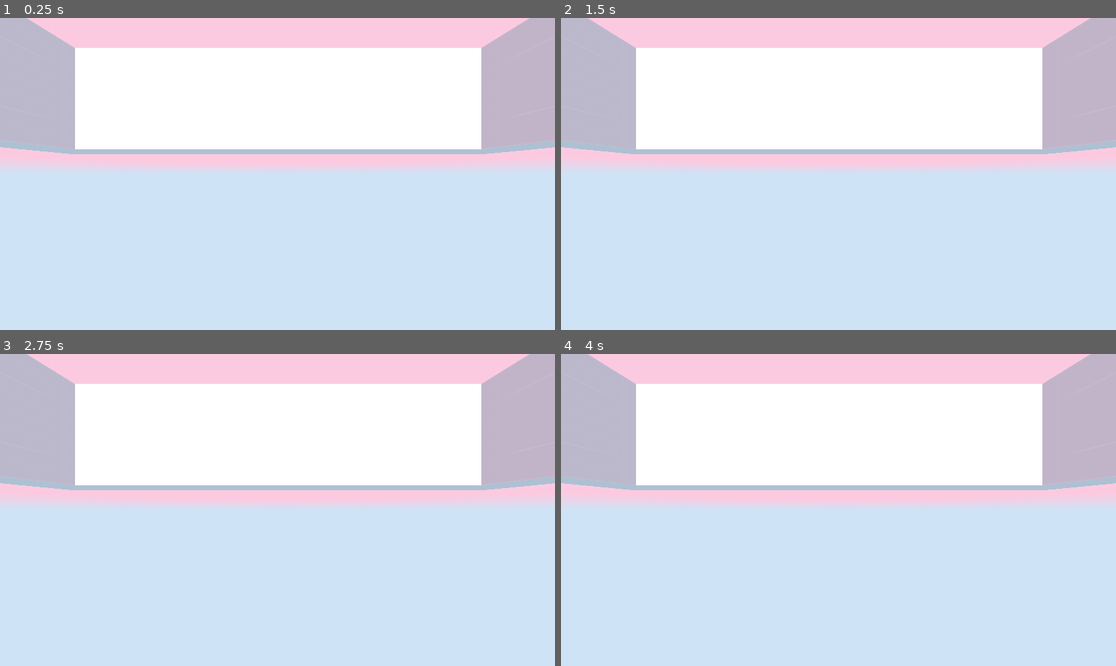
Above: before the commit, frames 1-4 (two rows, left to right).
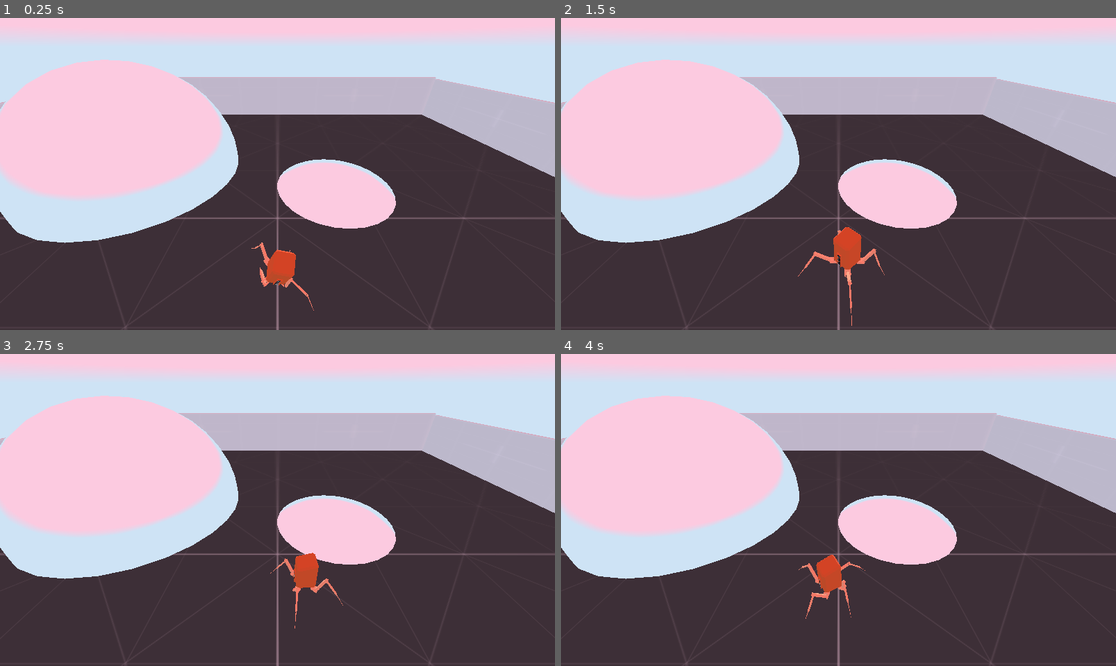
Above: after the commit, the same moments.

Repository: BnLds/InversedKineSpider
Game: Godot game, scene res://main/main.tscn
Same seed, same stepped clock (60 frames per second), same inputs: the game is played once before the commit and once after it. Before the commit the project has no main scene; this scene is started directly in both runs.
Inputs:
- Up to frame 1 (0.25 s): no input
- Up to frame 2 (1.5 s): hold D (right, bound only after the commit) 0.53-1.28 s; hold S (backward, bound only after the commit) from 1.28 s (still down)
- Up to frame 3 (2.75 s): release S (backward, bound only after the commit) at 2.03 s; hold D (right, bound only after the commit) from 2.03 s (still down)
- Up to frame 4 (4 s): release D (right, bound only after the commit) at 2.78 s; hold W (forward, bound only after the commit) 2.78-3.53 s; hold A (left, bound only after the commit) from 3.53 s (still down)

The runs differ from the first frame. In frame 1, 84% of the frame differs, in the area x 0-100%, y 0-100%; in frame 2, 84%; in frame 3, 84%; in frame 4, 84%.

Commit message:
IK working - Tuto end

Diff:
--- a/main/main.tscn
+++ b/main/main.tscn
@@ -1,9 +1,10 @@
-[gd_scene load_steps=8 format=3 uid="uid://byicpcfryfkes"]
+[gd_scene load_steps=9 format=3 uid="uid://byicpcfryfkes"]
 
 [ext_resource type="Shader" path="res://main/shaders/sky_shader.gdshader" id="1_jcjlw"]
 [ext_resource type="Material" uid="uid://qnfx3jlg0sy5" path="res://materials/floor_material.tres" id="2_0140s"]
 [ext_resource type="Material" uid="uid://cckbxsr6771mw" path="res://materials/wall_material.tres" id="3_ebayy"]
 [ext_resource type="Material" uid="uid://cx3c781hdior1" path="res://materials/reflective_material.tres" id="4_t2ig7"]
+[ext_resource type="PackedScene" uid="uid://cu22myrblk7ph" path="res://spider_bot/spider_bot.tscn" id="5_2drgm"]
 
 [sub_resource type="ShaderMaterial" id="ShaderMaterial_fnjtq"]
 shader = ExtResource("1_jcjlw")
@@ -22,6 +23,7 @@
 [node name="main" type="Node3D"]
 
 [node name="Camera3D" type="Camera3D" parent="."]
+transform = Transform3D(-1, -4.6327e-08, 7.41387e-08, 0, 0.848048, 0.529919, -8.74228e-08, 0.529919, -0.848048, 0, 20, -20)
 
 [node name="WorldEnvironment" type="WorldEnvironment" parent="."]
 environment = SubResource("Environment_nf4g6")
@@ -32,31 +34,49 @@
 [node name="level" type="Node" parent="."]
 
 [node name="floor" type="CSGBox3D" parent="level"]
-size = Vector3(10, 1, 10)
+use_collision = true
+size = Vector3(100, 1, 100)
 material = ExtResource("2_0140s")
 
 [node name="wall" type="CSGBox3D" parent="level"]
-transform = Transform3D(1, 0, 0, 0, 1, 0, 0, 0, 1, -4.48977, 1.48119, 0)
-size = Vector3(1, 2, 10)
+transform = Transform3D(1, 0, 0, 0, 1, 0, 0, 0, 1, -49.4898, 1.48119, 0)
+use_collision = true
+size = Vector3(1, 20, 100)
 material = ExtResource("3_ebayy")
 
 [node name="wall2" type="CSGBox3D" parent="level"]
-transform = Transform3D(1, 0, 0, 0, 1, 0, 0, 0, 1, 4.51023, 1.48119, 0)
-size = Vector3(1, 2, 10)
+transform = Transform3D(1, 0, 0, 0, 1, 0, 0, 0, 1, 49.5102, 1.48119, 0)
+use_collision = true
+size = Vector3(1, 20, 100)
 material = ExtResource("3_ebayy")
 
 [node name="wall3" type="CSGBox3D" parent="level"]
-transform = Transform3D(-4.37114e-08, 0, -1, 0, 1, 0, 1, 0, -4.37114e-08, 0.0102322, 1.48119, -4.5)
-size = Vector3(1, 2, 8)
+transform = Transform3D(-4.37114e-08, 0, -1, 0, 1, 0, 1, 0, -4.37114e-08, 0.0102322, 1.48119, -49.5)
+use_collision = true
+size = Vector3(1, 20, 98)
 material = ExtResource("3_ebayy")
 
 [node name="wall4" type="CSGBox3D" parent="level"]
-transform = Transform3D(-4.37114e-08, 0, -1, 0, 1, 0, 1, 0, -4.37114e-08, 0.0102318, 1.48119, 4.5)
-size = Vector3(1, 2, 8)
+transform = Transform3D(-4.37114e-08, 0, -1, 0, 1, 0, 1, 0, -4.37114e-08, 0.0102318, 1.48119, 49.5)
+use_collision = true
+size = Vector3(1, 21, 98)
 material = ExtResource("3_ebayy")
 
 [node name="mirror_sphere" type="CSGSphere3D" parent="."]
-transform = Transform3D(1, 0, 0, 0, 1, 0, 0, 0, 1, 0, 0.998738, 0)
+transform = Transform3D(1, 0, 0, 0, 1, 0, 0, 0, 1, 25, 0.998738, 13.3647)
+use_collision = true
+radius = 17.449
 radial_segments = 30
 rings = 18
 material = ExtResource("4_t2ig7")
+
+[node name="mirror_sphere2" type="CSGSphere3D" parent="."]
+transform = Transform3D(1, 0, 0, 0, 1, 0, 0, 0, 1, -9.22462, -14.2184, 7.41571)
+use_collision = true
+radius = 17.449
+radial_segments = 30
+rings = 18
+material = ExtResource("4_t2ig7")
+
+[node name="SpiderBot" parent="." instance=ExtResource("5_2drgm")]
+transform = Transform3D(1, 0, 0, 0, 1, 0, 0, 0, 1, 0, 2.51273, -8.19666)
--- a/project.godot
+++ b/project.godot
@@ -11,5 +11,33 @@
 [application]
 
 config/name="InversedKinematicsSpider"
+run/main_scene="res://main/main.tscn"
 config/features=PackedStringArray("4.1", "Forward Plus")
 config/icon="res://icon.svg"
+
+[input]
+
+forward={
+"deadzone": 0.5,
+"events": [Object(InputEventKey,"resource_local_to_scene":false,"resource_name":"","device":-1,"window_id":0,"alt_pressed":false,"shift_pressed":false,"ctrl_pressed":false,"meta_pressed":false,"pressed":false,"keycode":0,"physical_keycode":87,"key_label":0,"unicode":122,"echo":false,"script":null)
+, Object(InputEventKey,"resource_local_to_scene":false,"resource_name":"","device":-1,"window_id":0,"alt_pressed":false,"shift_pressed":false,"ctrl_pressed":false,"meta_pressed":false,"pressed":false,"keycode":0,"physical_keycode":4194320,"key_label":0,"unicode":0,"echo":false,"script":null)
+]
+}
+backward={
+"deadzone": 0.5,
+"events": [Object(InputEventKey,"resource_local_to_scene":false,"resource_name":"","device":-1,"window_id":0,"alt_pressed":false,"shift_pressed":false,"ctrl_pressed":false,"meta_pressed":false,"pressed":false,"keycode":0,"physical_keycode":83,"key_label":0,"unicode":115,"echo":false,"script":null)
+, Object(InputEventKey,"resource_local_to_scene":false,"resource_name":"","device":-1,"window_id":0,"alt_pressed":false,"shift_pressed":false,"ctrl_pressed":false,"meta_pressed":false,"pressed":false,"keycode":0,"physical_keycode":4194322,"key_label":0,"unicode":0,"echo":false,"script":null)
+]
+}
+left={
+"deadzone": 0.5,
+"events": [Object(InputEventKey,"resource_local_to_scene":false,"resource_name":"","device":-1,"window_id":0,"alt_pressed":false,"shift_pressed":false,"ctrl_pressed":false,"meta_pressed":false,"pressed":false,"keycode":0,"physical_keycode":65,"key_label":0,"unicode":113,"echo":false,"script":null)
+, Object(InputEventKey,"resource_local_to_scene":false,"resource_name":"","device":-1,"window_id":0,"alt_pressed":false,"shift_pressed":false,"ctrl_pressed":false,"meta_pressed":false,"pressed":false,"keycode":0,"physical_keycode":4194319,"key_label":0,"unicode":0,"echo":false,"script":null)
+]
+}
+right={
+"deadzone": 0.5,
+"events": [Object(InputEventKey,"resource_local_to_scene":false,"resource_name":"","device":-1,"window_id":0,"alt_pressed":false,"shift_pressed":false,"ctrl_pressed":false,"meta_pressed":false,"pressed":false,"keycode":0,"physical_keycode":68,"key_label":0,"unicode":100,"echo":false,"script":null)
+, Object(InputEventKey,"resource_local_to_scene":false,"resource_name":"","device":-1,"window_id":0,"alt_pressed":false,"shift_pressed":false,"ctrl_pressed":false,"meta_pressed":false,"pressed":false,"keycode":0,"physical_keycode":4194321,"key_label":0,"unicode":0,"echo":false,"script":null)
+]
+}
--- /dev/null
+++ b/scripts/StepTargetContainer.gd
@@ -0,0 +1,12 @@
+extends Node3D
+
+@export var offset: float = 20.0
+
+@onready var parent = get_parent_node_3d()
+@onready var previous_position = parent.global_position
+
+func _process(delta):
+	var velocity = parent.global_position - previous_position
+	global_position = parent.global_position + velocity * offset
+
+	previous_position = parent.global_position
--- /dev/null
+++ b/scripts/ik_target.gd
@@ -0,0 +1,24 @@
+extends Marker3D
+
+@export var step_target: Node3D
+@export var step_distance: float = 3.0
+
+@export var adjacent_target : Node3D
+@export var opposite_target : Node3D
+
+var is_stepping := false
+
+func _process(delta):
+	if !is_stepping && !adjacent_target.is_stepping && abs(global_position.distance_to(step_target.global_position)) > step_distance:
+		step()
+		opposite_target.step()
+
+func step():
+	var target_position = step_target.global_position
+	var half_way = (global_position + step_target.global_position) / 2
+	is_stepping = true
+
+	var t = get_tree().create_tween()
+	t.tween_property(self, "global_position", half_way + owner.basis.y, 0.1)
+	t.tween_property(self, "global_position", target_position, 0.1)
+	t.tween_callback(func(): is_stepping = false)
--- /dev/null
+++ b/scripts/spider_bot.gd
@@ -0,0 +1,47 @@
+extends Node3D
+
+@export var move_speed : float = 5.0
+@export var turn_speed : float = 1.0
+@export var ground_offset : float = 2.0
+
+@onready var fl_leg = $FrontLeftIKTarget
+@onready var fr_leg = $FrontRightIKTarget
+@onready var bl_leg = $BackLeftIKTarget
+@onready var br_leg = $BackRightIKTarget
+
+
+func _process(delta):
+	var plane1 = Plane(bl_leg.global_position, fl_leg.global_position, fr_leg.global_position)
+	var plane2 = Plane(fr_leg.global_position, br_leg.global_position, bl_leg.global_position)
+	var avg_normal = ((plane1.normal + plane2.normal) / 2).normalized()
+
+	var target_basis = _basis_from_normal(avg_normal)
+	transform.basis = lerp(transform.basis, target_basis, move_speed * delta).orthonormalized()
+
+	var avg_leg_position = (fl_leg.position + fr_leg.position + bl_leg.position + br_leg.position) / 4
+	var target_pos = avg_leg_position + transform.basis.y * ground_offset
+	var distance = transform.basis.y.dot(target_pos - position)
+	position = lerp(position, position + transform.basis.y * distance, move_speed * delta)
+
+	_handle_movement(delta)
+
+
+func _handle_movement(delta):
+	var direction = Input.get_axis("backward", "forward")
+	translate(Vector3(0,0, - direction) * move_speed * delta)
+
+	var angular_direction = Input.get_axis("right", "left")
+	rotate_object_local(Vector3.UP, angular_direction * turn_speed * delta)
+
+func _basis_from_normal(normal : Vector3) -> Basis:
+	var result = Basis()
+	result.x = normal.cross(transform.basis.z)
+	result.y = normal
+	result.z = transform.basis.x.cross(normal)
+
+	result = result.orthonormalized()
+	result.x *= scale.x
+	result.y *= scale.y
+	result.z *= scale.z
+
+	return result
--- /dev/null
+++ b/scripts/start_ik.gd
@@ -0,0 +1,6 @@
+@tool
+
+extends SkeletonIK3D
+
+func _ready():
+	start()
--- /dev/null
+++ b/scripts/step_ray.gd
@@ -0,0 +1,9 @@
+extends RayCast3D
+
+@export var step_target : Node3D
+@export var distance_threshold : float = 1.0
+
+func _physics_process(delta):
+	var hit_point = get_collision_point()
+	if hit_point && hit_point.distance_to(step_target.global_position)>distance_threshold:
+		step_target.global_position = hit_point
--- a/spider_bot/spider_bot.tscn
+++ b/spider_bot/spider_bot.tscn
@@ -1,11 +1,17 @@
-[gd_scene load_steps=5 format=3 uid="uid://cu22myrblk7ph"]
+[gd_scene load_steps=10 format=3 uid="uid://cu22myrblk7ph"]
 
 [ext_resource type="PackedScene" uid="uid://b87qfi23naype" path="res://assets/models/spider_bot_model.gltf" id="1_gfk7a"]
+[ext_resource type="Script" path="res://scripts/spider_bot.gd" id="2_5xvbm"]
 [ext_resource type="Material" uid="uid://ck3wqux50u084" path="res://materials/spider_body_material.tres" id="2_hory4"]
 [ext_resource type="Material" uid="uid://b3jt3dts8iuvm" path="res://materials/spider_eye_material.tres" id="3_5ah0t"]
 [ext_resource type="Material" uid="uid://cxmnt4d4hxoqx" path="res://materials/spider_leg_material.tres" id="4_1enu6"]
+[ext_resource type="Script" path="res://scripts/start_ik.gd" id="5_e3oph"]
+[ext_resource type="Script" path="res://scripts/ik_target.gd" id="7_fvciv"]
+[ext_resource type="Script" path="res://scripts/step_ray.gd" id="7_mhy1w"]
+[ext_resource type="Script" path="res://scripts/StepTargetContainer.gd" id="8_7owv5"]
 
-[node name="spider_bot_model" instance=ExtResource("1_gfk7a")]
+[node name="SpiderBot" instance=ExtResource("1_gfk7a")]
+script = ExtResource("2_5xvbm")
 
 [node name="Body_2" parent="Armature/Skeleton3D" index="0"]
 transform = Transform3D(0.325856, 0, 0, 0, 0.325856, 0, 0, 0, 0.325856, 0, 0, 0)
@@ -25,17 +31,108 @@
 material_override = ExtResource("4_1enu6")
 
 [node name="FrontLeftIK" type="SkeletonIK3D" parent="Armature/Skeleton3D" index="3"]
+process_priority = 1
 root_bone = &"leg1FrontLeft"
 tip_bone = &"Foot IKFrontLeft"
+use_magnet = true
+magnet = Vector3(0, 10, 0)
+target_node = NodePath("../../../FrontLeftIKTarget")
+script = ExtResource("5_e3oph")
 
 [node name="FrontRightIK" type="SkeletonIK3D" parent="Armature/Skeleton3D" index="4"]
+process_priority = 1
 root_bone = &"leg1FrontRight"
 tip_bone = &"Foot IKFrontRight"
+use_magnet = true
+magnet = Vector3(0, 10, 0)
+target_node = NodePath("../../../FrontRightIKTarget")
+script = ExtResource("5_e3oph")
 
 [node name="BackLeftIK" type="SkeletonIK3D" parent="Armature/Skeleton3D" index="5"]
+process_priority = 1
 root_bone = &"leg1BackLeft"
 tip_bone = &"Foot IKBackLeft"
+use_magnet = true
+magnet = Vector3(0, 10, 0)
+target_node = NodePath("../../../BackLeftIKTarget")
+script = ExtResource("5_e3oph")
 
 [node name="BackRightIK" type="SkeletonIK3D" parent="Armature/Skeleton3D" index="6"]
+process_priority = 1
 root_bone = &"leg1BackRight"
 tip_bone = &"Foot IKBackRight"
+use_magnet = true
+magnet = Vector3(0, 10, 0)
+target_node = NodePath("../../../BackRightIKTarget")
+script = ExtResource("5_e3oph")
+
+[node name="FrontLeftIKTarget" type="Marker3D" parent="." index="1" node_paths=PackedStringArray("step_target", "adjacent_target", "opposite_target")]
+transform = Transform3D(3.06884, 0, 0, 0, 3.06884, 0, 0, 0, 3.06884, -3.24129, -2, -3.24088)
+top_level = true
+script = ExtResource("7_fvciv")
+step_target = NodePath("../StepTargetContainer/FrontLeftStepTarget")
+adjacent_target = NodePath("../FrontRightIKTarget")
+opposite_target = NodePath("../BackRightIKTarget")
+
+[node name="FrontRightIKTarget" type="Marker3D" parent="." index="2" node_paths=PackedStringArray("step_target", "adjacent_target", "opposite_target")]
+transform = Transform3D(3.06884, 0, 0, 0, 3.06884, 0, 0, 0, 3.06884, 3.05563, -2, -3.20896)
+top_level = true
+script = ExtResource("7_fvciv")
+step_target = NodePath("../StepTargetContainer/FrontRightStepTarget")
+adjacent_target = NodePath("../FrontLeftIKTarget")
+opposite_target = NodePath("../BackLeftIKTarget")
+
+[node name="BackLeftIKTarget" type="Marker3D" parent="." index="3" node_paths=PackedStringArray("step_target", "adjacent_target", "opposite_target")]
+transform = Transform3D(3.06884, 0, 0, 0, 3.06884, 0, 0, 0, 3.06884, -3.3501, -2, 3.1616)
+top_level = true
+script = ExtResource("7_fvciv")
+step_target = NodePath("../StepTargetContainer/BackLeftStepTarget")
+adjacent_target = NodePath("../BackRightIKTarget")
+opposite_target = NodePath("../FrontRightIKTarget")
+
+[node name="BackRightIKTarget" type="Marker3D" parent="." index="4" node_paths=PackedStringArray("step_target", "adjacent_target", "opposite_target")]
+transform = Transform3D(3.06884, 0, 0, 0, 3.06884, 0, 0, 0, 3.06884, 3.2748, -2, 3.46979)
+top_level = true
+script = ExtResource("7_fvciv")
+step_target = NodePath("../StepTargetContainer/BackRightStepTarget")
+adjacent_target = NodePath("../BackLeftIKTarget")
+opposite_target = NodePath("../FrontLeftIKTarget")
+
+[node name="StepTargetContainer" type="Node3D" parent="." index="5"]
+script = ExtResource("8_7owv5")
+
+[node name="FrontLeftStepTarget" type="Marker3D" parent="StepTargetContainer" index="0"]
+transform = Transform3D(3.06884, 0, 0, 0, 3.06884, 0, 0, 0, 3.06884, -3.24129, -2, -3.24088)
+
+[node name="RayCast3D" type="RayCast3D" parent="StepTargetContainer/FrontLeftStepTarget" index="0" node_paths=PackedStringArray("step_target")]
+transform = Transform3D(0.999753, -0.0141501, 0.0171375, 0.0191898, 0.938589, -0.344504, -0.0112103, 0.344748, 0.938628, -0.058933, 3.55278, 1.30414)
+target_position = Vector3(0, -5, 0)
+script = ExtResource("7_mhy1w")
+step_target = NodePath("..")
+
+[node name="BackLeftStepTarget" type="Marker3D" parent="StepTargetContainer" index="1"]
+transform = Transform3D(3.06884, 0, 0, 0, 3.06884, 0, 0, 0, 3.06884, -3.3501, -2, 3.1616)
+
+[node name="RayCast3D" type="RayCast3D" parent="StepTargetContainer/BackLeftStepTarget" index="0" node_paths=PackedStringArray("step_target")]
+transform = Transform3D(0.99969, -0.0177543, 0.0174498, 0.0157446, 0.993892, 0.109235, -0.0192825, -0.108926, 0.993863, -0.0586137, 3.55278, -0.394521)
+target_position = Vector3(0, -5, 0)
+script = ExtResource("7_mhy1w")
+step_target = NodePath("..")
+
+[node name="FrontRightStepTarget" type="Marker3D" parent="StepTargetContainer" index="2"]
+transform = Transform3D(3.06884, 0, 0, 0, 3.06884, 0, 0, 0, 3.06884, 3.05563, -2, -3.20896)
+
+[node name="RayCast3D" type="RayCast3D" parent="StepTargetContainer/FrontRightStepTarget" index="0" node_paths=PackedStringArray("step_target")]
+transform = Transform3D(0.999753, -0.0141501, 0.0171375, 0.0179402, 0.968973, -0.246517, -0.0131176, 0.246763, 0.968987, -0.0422314, 3.55278, 0.917337)
+target_position = Vector3(0, -5, 0)
+script = ExtResource("7_mhy1w")
+step_target = NodePath("..")
+
+[node name="BackRightStepTarget" type="Marker3D" parent="StepTargetContainer" index="3"]
+transform = Transform3D(3.06884, 0, 0, 0, 3.06884, 0, 0, 0, 3.06884, 3.2748, -2, 3.46979)
+
+[node name="RayCast3D" type="RayCast3D" parent="StepTargetContainer/BackRightStepTarget" index="0" node_paths=PackedStringArray("step_target")]
+transform = Transform3D(0.999678, -0.0184238, 0.0174252, 0.0157348, 0.989521, 0.143531, -0.019887, -0.143211, 0.989493, -0.075142, 3.55278, -0.503321)
+target_position = Vector3(0, -5, 0)
+script = ExtResource("7_mhy1w")
+step_target = NodePath("..")
